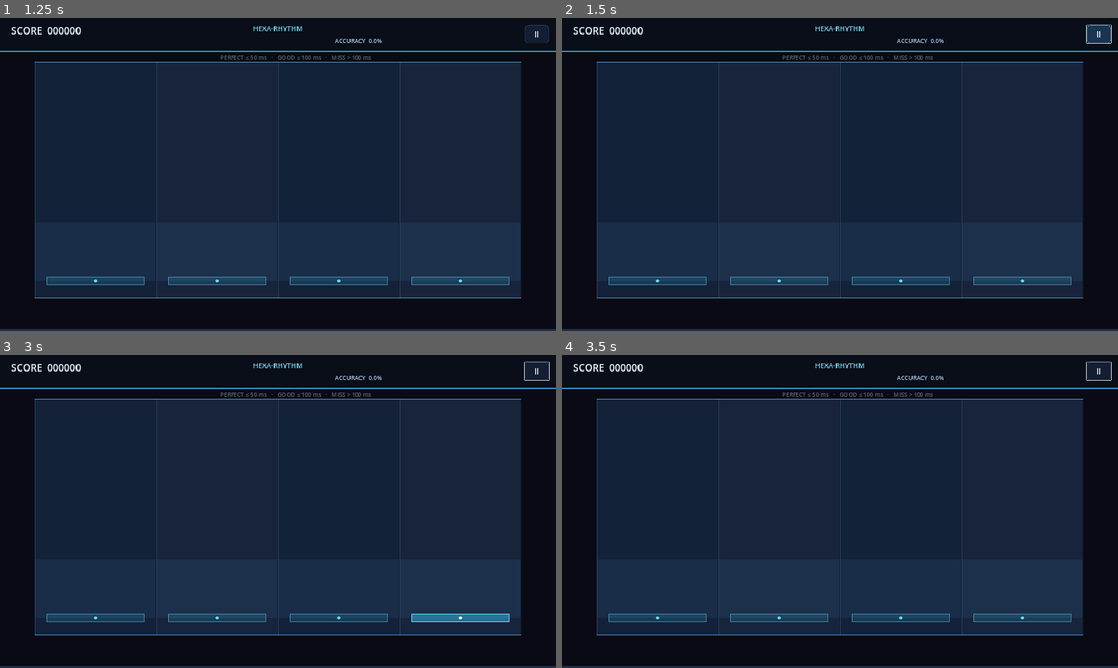
Above: before the commit, frames 1-4 (two rows, left to right).
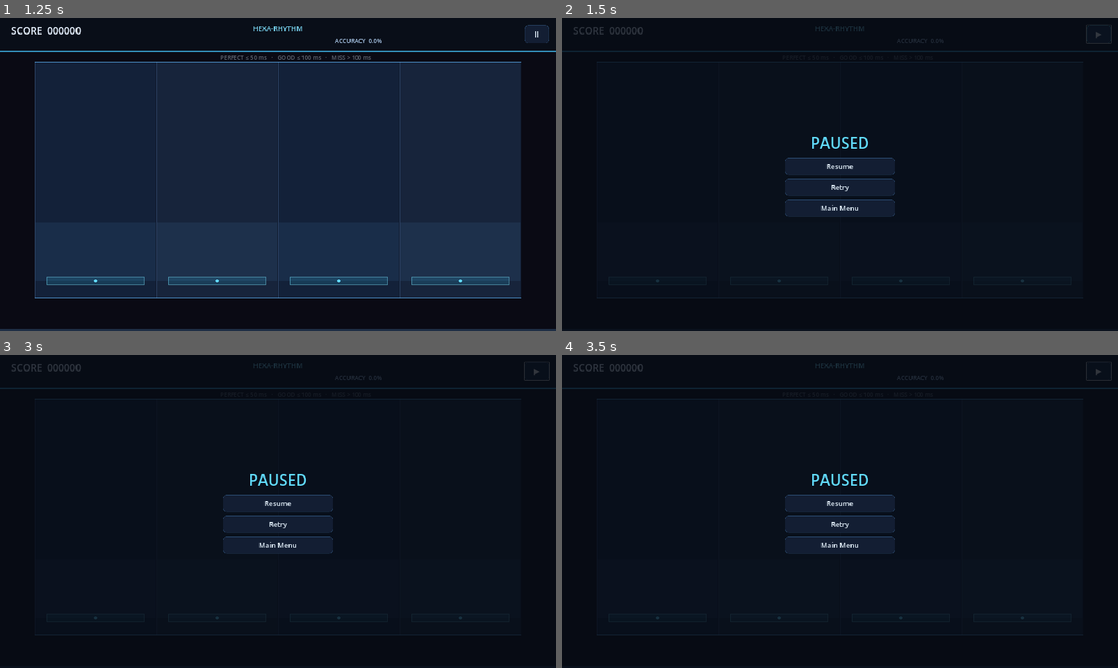
Above: after the commit, the same moments.

Repository: abhayshravan357-sudo/rhythm-rush
Game: Godot game, scene res://scenes/MainMenu.tscn
Same seed, same stepped clock (60 frames per second), same inputs: the game is played once before the commit and once after it.
Inputs (mouse positions are in pixels of both pictures, inside the frame that each line leads up to):
- Up to frame 1 (1.25 s): click "PLAY NOW" at 0.5 s
- Up to frame 2 (1.5 s): click "II" at 1.25 s
- Up to frame 3 (3 s): click "II" (after the commit: "▶") at 2 s; tap Enter at 2.75 s; move the mouse to (400, 495) at 2.77 s; hold D from 2.78 s (still down); tap F at 2.85 s; click (400, 495) at 2.92 s
- Up to frame 4 (3.5 s): keep holding D

Frame 1 is identical in both runs. In frame 2, 65% of the frame differs, in the area x 0-100%, y 2-100%; in frame 3, 65%; in frame 4, 65%.

Commit message:
fix(gameplay): fix pause/resume audio sync and Godot timing calls
Fix GameController.pause_song() to call AudioSync.pause_audio_pipeline()
and resume_song() to call AudioSync.start_audio_pipeline(), ensuring
AudioSync.is_paused stays in sync with GameStateManager state.
Fix GameScene.gd: replace round(val, 1) with round(val * 10) / 10.0
(Godot's round() takes one argument), change GameState enum comparison
to string comparison, and use add_theme_font_size_override() instead of
theme_override_font_sizes dict access.

Diff:
--- a/godot_project/scripts/GameScene.gd
+++ b/godot_project/scripts/GameScene.gd
@@ -272,8 +272,7 @@
 	# Restart the same song
 	GameController.prepare_song(GameController.current_song_id, GameController.current_chart_path)
 	note_spawner.start_spawning_sequence(GameController.current_chart)
-	AudioSync.start_audio_pipeline()
-	GameStateManager.transition_to(GameStateManager.GameState.PLAYING)
+	GameController.start_song()
 	lane_manager.set_input_enabled(true)
 	score_label.text = "0"
 	combo_label.text = ""
--- a/godot_project/scripts/core/GameController.gd
+++ b/godot_project/scripts/core/GameController.gd
@@ -43,9 +43,6 @@
 
 
 func pause_song() -> void:
-	if not is_game_active:
-		return
-	is_game_active = false
 	GameStateManager.transition_to(GameStateManager.GameState.PAUSED)
 	AudioSync.pause_audio_pipeline()
 	emit_signal("song_paused", current_song_id)
